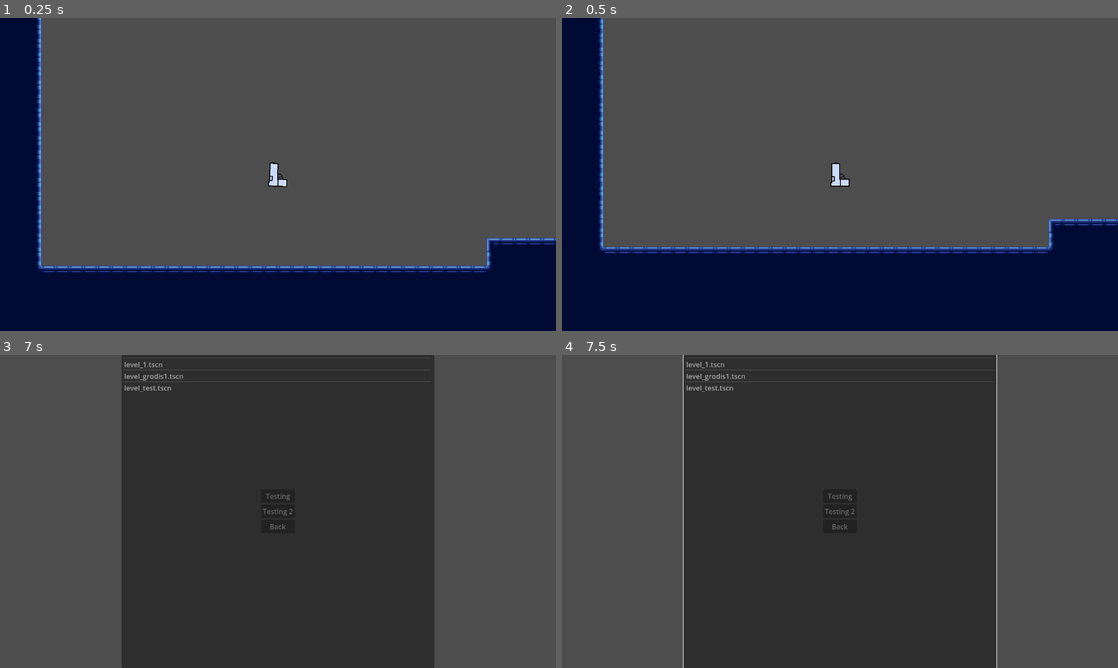
Above: before the commit, frames 1-4 (two rows, left to right).
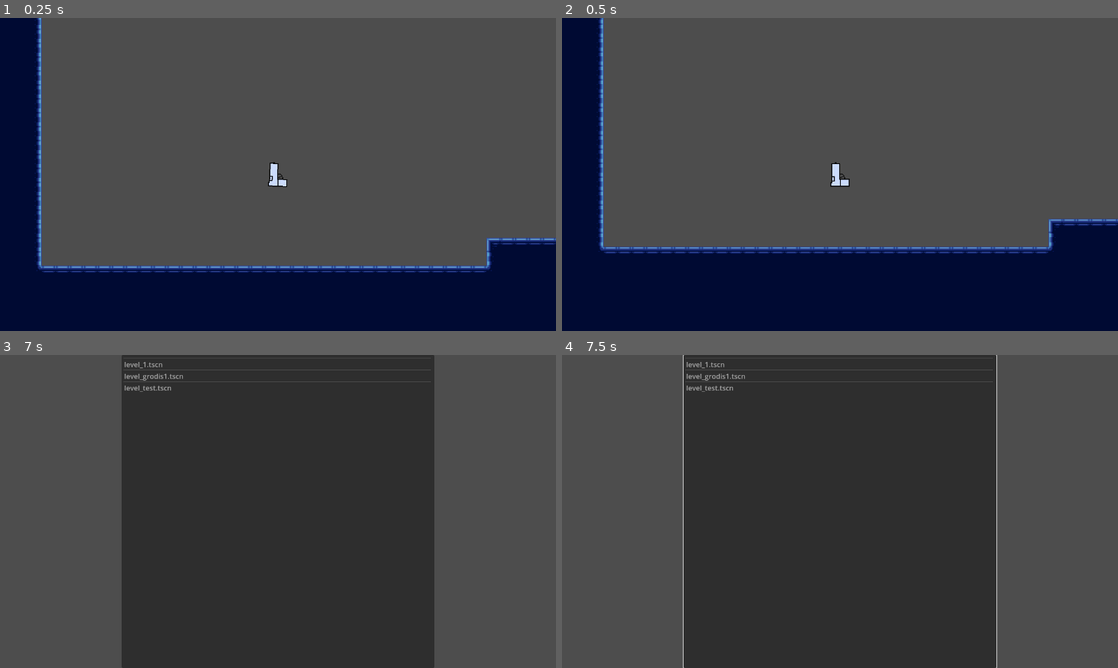
Above: after the commit, the same moments.

Repository: GamesFromANobody/JumpGun
Game: Godot game, scene res://Scenes/Levels/level_grodis1.tscn
Same seed, same stepped clock (60 frames per second), same inputs: the game is played once before the commit and once after it. This scene is started directly instead of the project's main scene.
Inputs (mouse positions are in pixels of both pictures, inside the frame that each line leads up to):
- Up to frame 1 (0.25 s): no input
- Up to frame 2 (0.5 s): no input
- Up to frame 3 (7 s): move the mouse to (400, 495) at 0.52 s; click (400, 495) at 0.6 s; move the mouse to (166, 527) at 1.27 s; right-click (166, 527) at 1.35 s; click (166, 527) at 1.55 s; move the mouse to (333, 442) at 2.02 s; click (333, 442) at 2.1 s; move the mouse to (250, 574) at 2.77 s; click (250, 574) at 2.85 s; move the mouse to (444, 558) at 3.52 s; hold Right mouse button (aimSlowdown) 3.53-4.28 s; click (444, 558) at 3.8 s; move the mouse to (111, 464) at 4.27 s; click (111, 464) at 4.35 s; move the mouse to (305, 511) at 5.02 s; click (305, 511) at 5.1 s; move the mouse to (194, 433) at 5.77 s; right-click (194, 433) at 5.85 s; click (194, 433) at 6.05 s; move the mouse to (400, 495) at 6.52 s; click (400, 495) at 6.6 s
- Up to frame 4 (7.5 s): click (840, 495) at 7.25 s, where only the run before the commit has a clickable "Testing"

Frames 1-2 are identical in both runs. In frame 3, less than 0.1% of the frame differs, in the area x 47-53%, y 44-56%; in frame 4, less than 0.1%.

Commit message:
weapon menu and globals
weapon selection menu shows after selecting a level

globals stores info like which level is being loaded and which player/weapon type we are.  could be useful for future features

Diff:
--- a/jumpgun/Scenes/Levels/level_grodis1.tscn
+++ b/jumpgun/Scenes/Levels/level_grodis1.tscn
@@ -10,7 +10,6 @@
 [ext_resource type="PackedScene" uid="uid://cbjntngcsfkmj" path="res://Scenes/player.tscn" id="8_diim4"]
 [ext_resource type="PackedScene" uid="uid://vgd1xojc04hf" path="res://Scenes/mob_enemy.tscn" id="8_omqxd"]
 [ext_resource type="Texture2D" uid="uid://dwn6p66vlrwmh" path="res://Import/Textures/temp-FGtiles.png" id="9_u4pv2"]
-[ext_resource type="Script" path="res://Scripts/mob_enemy.gd" id="9_vom73"]
 
 [sub_resource type="TileMapPattern" id="TileMapPattern_jt5n0"]
 tile_data = PackedInt32Array(0, 65536, 0, 65536, 65536, 0, 131072, 65536, 0, 196608, 65536, 0, 262144, 0, 0, 1, 65536,  …(293 unchanged characters)…
@@ -374,17 +373,11 @@
 script = ExtResource("7_pqn3u")
 instantiate_enemies = true
 
-[node name="MobEnemy" type="CharacterBody2D" parent="Enemies" groups=["Enemies"] instance=ExtResource("8_omqxd")]
+[node name="MobEnemy" parent="Enemies" instance=ExtResource("8_omqxd")]
 position = Vector2(776, -408)
-collision_layer = 4
-collision_mask = 87
-script = ExtResource("9_vom73")
-
-[node name="@CharacterBody2D@26533" type="CharacterBody2D" parent="Enemies" groups=["Enemies"] instance=ExtResource("8_omqxd")]
+
+[node name="@CharacterBody2D@26533" parent="Enemies" instance=ExtResource("8_omqxd")]
 position = Vector2(520, 56)
-collision_layer = 4
-collision_mask = 87
-script = ExtResource("9_vom73")
 starting_direction = 2
 flying = true
 
--- a/jumpgun/Scenes/UI/level_select.gd
+++ b/jumpgun/Scenes/UI/level_select.gd
@@ -33,4 +33,5 @@
 func _on_item_list_item_clicked(index: int, at_position: Vector2, mouse_button_index: int) -> void:
 	var fileToLoad = "res://Scenes/Levels/" + levelList[index - 1]
 	print(fileToLoad)
-	get_tree().change_scene_to_file(fileToLoad)
+	Global.set_level(fileToLoad)
+	get_tree().change_scene_to_file("res://Scenes/UI/weapon_select.tscn")
--- a/jumpgun/Scenes/UI/level_select.tscn
+++ b/jumpgun/Scenes/UI/level_select.tscn
@@ -18,6 +18,7 @@
 offset_bottom = 40.0
 
 [node name="HBoxContainer" type="HBoxContainer" parent="AspectRatioContainer"]
+visible = false
 layout_mode = 2
 alignment = 1
 
--- /dev/null
+++ b/jumpgun/Scenes/UI/weapon_select.gd
@@ -0,0 +1,29 @@
+extends Control
+
+
+# Called when the node enters the scene tree for the first time.
+func _ready() -> void:
+	pass # Replace with function body.
+
+
+# Called every frame. 'delta' is the elapsed time since the previous frame.
+func _process(delta: float) -> void:
+	pass
+
+
+func _on_select_pistol_pressed() -> void:
+	Global.set_character("res://Scenes/player.tscn")
+	load_level()
+
+
+func _on_select_shotgun_pressed() -> void:
+	Global.set_character("res://Scenes/player_shotgun.tscn")
+	load_level()
+
+
+func _on_back_pressed() -> void:
+	get_tree().change_scene_to_file("res://Scenes/UI/level_select.tscn")
+
+
+func load_level():
+	get_tree().change_scene_to_file(Global.levelSelect)
--- /dev/null
+++ b/jumpgun/Scenes/UI/weapon_select.tscn
@@ -0,0 +1,46 @@
+[gd_scene load_steps=4 format=3 uid="uid://bveoc7n1kdqjv"]
+
+[ext_resource type="Script" path="res://Scenes/UI/weapon_select.gd" id="1_ppelg"]
+[ext_resource type="Texture2D" uid="uid://cjsko6mhgu607" path="res://Import/Textures/temp-gun.png" id="2_gmsfw"]
+[ext_resource type="Texture2D" uid="uid://umclk13rlpwa" path="res://Import/Textures/temp-shotgun.png" id="3_ptrt1"]
+
+[node name="WeaponSelect" type="Control"]
+layout_mode = 3
+anchors_preset = 15
+anchor_right = 1.0
+anchor_bottom = 1.0
+grow_horizontal = 2
+grow_vertical = 2
+script = ExtResource("1_ppelg")
+
+[node name="AspectRatioContainer" type="AspectRatioContainer" parent="."]
+custom_minimum_size = Vector2(1280, 720)
+layout_mode = 0
+offset_right = 40.0
+offset_bottom = 40.0
+
+[node name="HBoxContainer" type="HBoxContainer" parent="AspectRatioContainer"]
+layout_mode = 2
+alignment = 1
+
+[node name="VBoxContainer" type="VBoxContainer" parent="AspectRatioContainer/HBoxContainer"]
+layout_mode = 2
+alignment = 1
+
+[node name="Pistol" type="Button" parent="AspectRatioContainer/HBoxContainer/VBoxContainer"]
+layout_mode = 2
+icon = ExtResource("2_gmsfw")
+icon_alignment = 1
+
+[node name="Shotgun" type="Button" parent="AspectRatioContainer/HBoxContainer/VBoxContainer"]
+layout_mode = 2
+icon = ExtResource("3_ptrt1")
+icon_alignment = 1
+
+[node name="Back" type="Button" parent="AspectRatioContainer/HBoxContainer/VBoxContainer"]
+layout_mode = 2
+text = "Back"
+
+[connection signal="pressed" from="AspectRatioContainer/HBoxContainer/VBoxContainer/Pistol" to="." method="_on_select_pistol_pressed"]
+[connection signal="pressed" from="AspectRatioContainer/HBoxContainer/VBoxContainer/Shotgun" to="." method="_on_select_shotgun_pressed"]
+[connection signal="pressed" from="AspectRatioContainer/HBoxContainer/VBoxContainer/Back" to="." method="_on_back_pressed"]
--- /dev/null
+++ b/jumpgun/Scenes/player_controller.tscn
@@ -0,0 +1,47 @@
+[gd_scene format=3 uid="uid://dj7smt8bhgbxw"]
+
+[node name="PlayerController" type="Node2D"]
+
+[node name="PauseMenu" type="Control" parent="."]
+visible = false
+layout_mode = 3
+anchors_preset = 8
+anchor_left = 0.5
+anchor_top = 0.5
+anchor_right = 0.5
+anchor_bottom = 0.5
+offset_left = -640.0
+offset_top = -360.0
+offset_right = 640.0
+offset_bottom = 360.0
+grow_horizontal = 2
+grow_vertical = 2
+
+[node name="AspectRatioContainer" type="AspectRatioContainer" parent="PauseMenu"]
+layout_mode = 0
+offset_right = 1280.0
+offset_bottom = 720.0
+
+[node name="HBoxContainer" type="HBoxContainer" parent="PauseMenu/AspectRatioContainer"]
+layout_mode = 2
+alignment = 1
+
+[node name="VBoxContainer" type="VBoxContainer" parent="PauseMenu/AspectRatioContainer/HBoxContainer"]
+layout_mode = 2
+theme_override_constants/separation = 20
+alignment = 1
+
+[node name="PauseLBL" type="Label" parent="PauseMenu/AspectRatioContainer/HBoxContainer/VBoxContainer"]
+layout_mode = 2
+theme_override_colors/font_outline_color = Color(0, 0, 0, 1)
+theme_override_constants/outline_size = 6
+theme_override_font_sizes/font_size = 48
+text = "PAUSED"
+
+[node name="ResumeBTN" type="Button" parent="PauseMenu/AspectRatioContainer/HBoxContainer/VBoxContainer"]
+layout_mode = 2
+text = "Resume"
+
+[node name="ReturnBTN" type="Button" parent="PauseMenu/AspectRatioContainer/HBoxContainer/VBoxContainer"]
+layout_mode = 2
+text = "Return to Level Select"
--- a/jumpgun/Scenes/player_shotgun.tscn
+++ b/jumpgun/Scenes/player_shotgun.tscn
@@ -1,7 +1,7 @@
 [gd_scene load_steps=4 format=3 uid="uid://s2y5o040dcd7"]
 
 [ext_resource type="PackedScene" uid="uid://cbjntngcsfkmj" path="res://Scenes/player.tscn" id="1_psohe"]
-[ext_resource type="Script" path="res://Scenes/player_shotgun.gd" id="1_x81ol"]
+[ext_resource type="Script" path="res://Scripts/player_shotgun.gd" id="1_x81ol"]
 [ext_resource type="Texture2D" uid="uid://umclk13rlpwa" path="res://Import/Textures/temp-shotgun.png" id="2_n3yap"]
 
 [node name="PlayerShotgun" instance=ExtResource("1_psohe")]
--- /dev/null
+++ b/jumpgun/Scripts/global.gd
@@ -0,0 +1,10 @@
+extends Node
+
+var levelSelect : String
+var playerSelect : String
+
+func set_level(level_select):
+	self.levelSelect = level_select
+
+func set_character(weapon_type):
+	self.playerSelect = weapon_type
--- a/jumpgun/Scripts/level.gd
+++ b/jumpgun/Scripts/level.gd
@@ -11,7 +11,11 @@
 @export var player : Player
 
 func _ready() -> void:
-	pass
+	 #var oldPlayer = player
+	#player = load(Global.playerSelect).instantiate()
+	#oldPlayer.replace_by(player, true)
+	print(Global.playerSelect)
+	print("Level_Base start")
 
 
 func _process(_delta: float) -> void:
--- a/jumpgun/Scripts/player.gd
+++ b/jumpgun/Scripts/player.gd
@@ -124,22 +124,21 @@
 
 
 func shoot():
-	#var b = bullet_scene.instantiate() as Bullet
-	#b.transform = $Muzzle.global_transform
-	#b.speed = bullet_velocity
-	#get_parent().call_deferred("add_child" ,b)
-	#print("Ammo Left: ", str(currentMag))
+	var b = bullet_scene.instantiate() as Bullet
+	b.transform = $Muzzle.global_transform
+	b.speed = bullet_velocity
+	get_parent().call_deferred("add_child" ,b)
 	#test shotgun code.
-	var spreadAngle = 0.2
-	var bArray = [bullet_scene.instantiate() as Bullet,
-	 bullet_scene.instantiate() as Bullet,
-	 bullet_scene.instantiate() as Bullet,
-	 bullet_scene.instantiate() as Bullet]
-	for b in bArray:
-		b.transform = $Muzzle.global_transform.rotated_local(spreadAngle)
-		spreadAngle -= 0.1
-		b.speed = bullet_velocity
-		get_parent().call_deferred("add_child" ,b)
+	#var spreadAngle = 0.2
+	#var bArray = [bullet_scene.instantiate() as Bullet,
+	# bullet_scene.instantiate() as Bullet,
+	# bullet_scene.instantiate() as Bullet,
+	# bullet_scene.instantiate() as Bullet]
+	#for b in bArray:
+	#	b.transform = $Muzzle.global_transform.rotated_local(spreadAngle)
+	#	spreadAngle -= 0.1
+	#	b.speed = bullet_velocity
+	#	get_parent().call_deferred("add_child" ,b)
 	print("Ammo Left: ", str(currentMag))
 
 func Hit():
--- a/jumpgun/project.godot
+++ b/jumpgun/project.godot
@@ -14,6 +14,10 @@
 run/main_scene="res://Scenes/UI/main_menu.tscn"
 config/features=PackedStringArray("4.3", "GL Compatibility")
 config/icon="res://icon.svg"
+
+[autoload]
+
+Global="*res://Scripts/global.gd"
 
 [display]
 
Not shown: 1 places in jumpgun/Scenes/Levels/level_grodis1.tscn that only renumber resources
Renamed: jumpgun/Scenes/player_shotgun.gd -> jumpgun/Scripts/player_shotgun.gd
